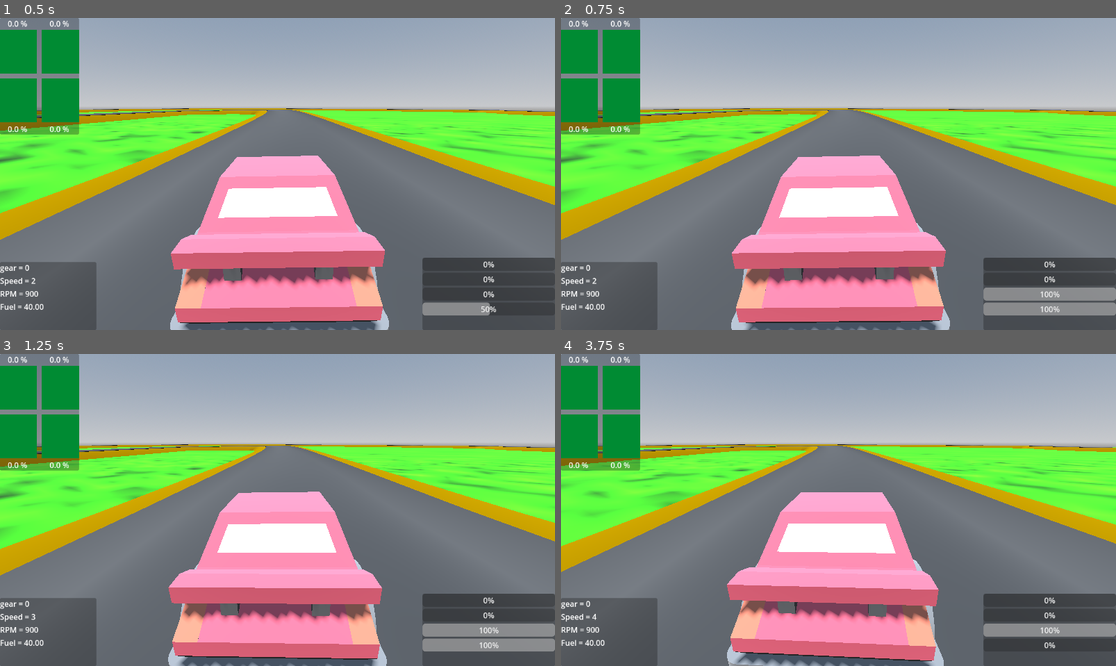
Above: before the commit, frames 1-4 (two rows, left to right).
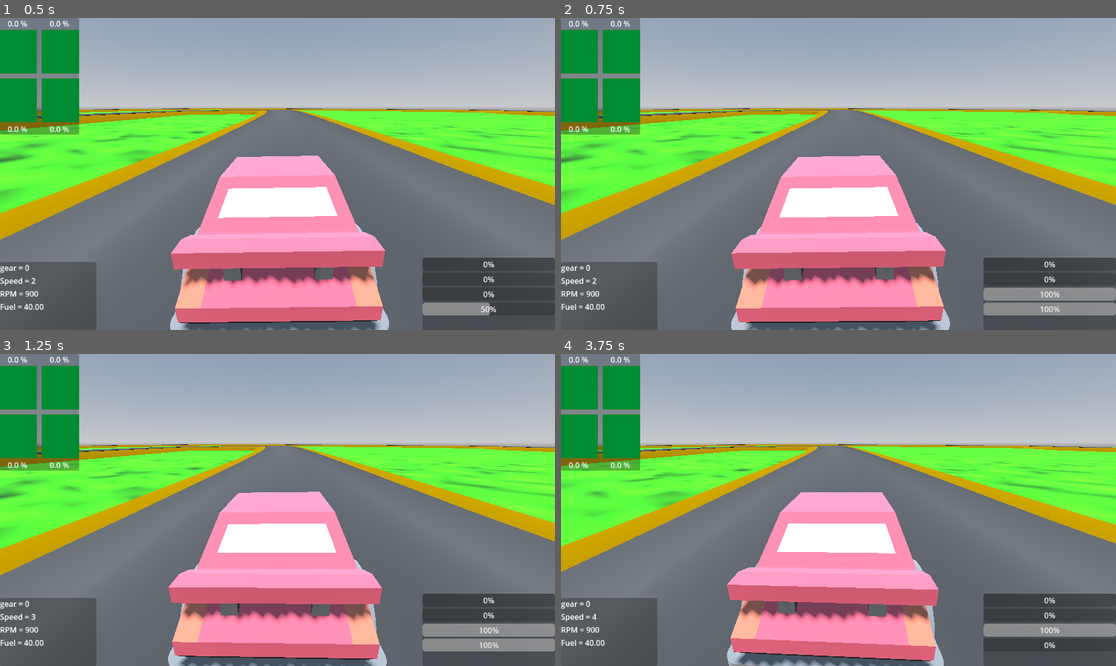
Above: after the commit, the same moments.

Repository: Dechode/Godot-Advanced-Vehicle
Game: Godot game, scene res://levels/world.tscn
Same seed, same stepped clock (60 frames per second), same inputs: the game is played once before the commit and once after it.
Inputs:
- Up to frame 1 (0.5 s): no input
- Up to frame 2 (0.75 s): hold Right (SteerRight) from 0.53 s (still down); hold C (Clutch) from 0.53 s (still down)
- Up to frame 3 (1.25 s): keep holding Right (SteerRight); keep holding C (Clutch)
- Up to frame 4 (3.75 s): release Right (SteerRight) at 1.28 s; release C (Clutch) at 1.28 s; hold Z (ShiftDown) 1.28-2.03 s; tap Up (Throttle) at 1.35, 2.85 s; hold Right (SteerRight) 2.03-2.78 s; hold C (Clutch) 2.03-2.78 s; hold A (ShiftUp) 2.78-3.53 s; hold Left (SteerLeft) from 3.53 s (still down); hold C (Clutch) from 3.53 s (still down)

Frame 1 is identical in both runs. In frame 2, less than 0.1% of the frame differs, in the area x 2-99%, y 29-98%; in frame 3, less than 0.1%; in frame 4, 0.5%, in the area x 1-100%, y 28-100%.

Commit message:
Move automatic shifting to drivetrain, ackermann to car_params

Diff:
--- a/scenes/gui/gui.gd
+++ b/scenes/gui/gui.gd
@@ -12,6 +12,6 @@
 # Called every frame. 'delta' is the elapsed time since the previous frame.
 func _process(delta: float) -> void:
 	speedlabel.text = "Speed = %d" % int(car.speedo)
-	gearlabel.text = "gear = %d" % car.selected_gear
+	gearlabel.text = "gear = %d" % car.drivetrain.selected_gear
 	rpmlabel.text = "RPM = %d" % int(car.rpm)
 	fuellabel.text = "Fuel = %3.2f" % car.fuel
--- a/scenes/vehicle/base_car.gd
+++ b/scenes/vehicle/base_car.gd
@@ -1,7 +1,7 @@
 class_name BaseCar
 extends RigidBody3D
 
-@export var car_params: CarParameters
+@export var car_params := CarParameters.new()
 
 ######## CONSTANTS ########
 const PETROL_KG_L: float = 0.7489
@@ -36,10 +36,6 @@
 var rear_brake_torque: float = 0.0
 var front_brake_torque: float = 0.0
 
-var selected_gear: int = 0
-
-var drive_inertia: float = 0.2 #includes every inertia after engine and before wheels
-
 var steering_amount: float = 0.0
 
 var speedo: float = 0.0
@@ -53,7 +49,7 @@
 var z_vel: float = 0.0
 var x_vel: float = 0.0
 
-var last_shift_time = 0
+var last_shift_time := 0
 
 @onready var wheel_fl = $Wheel_fl as RaycastSuspension
 @onready var wheel_fr = $Wheel_fr as RaycastSuspension
@@ -65,7 +61,6 @@
 func _init() -> void:
 	clutch = Clutch.new()
 	drivetrain = DriveTrain.new()
-	car_params = CarParameters.new()
 
 
 func _ready() -> void:
@@ -73,6 +68,9 @@
 
 	drivetrain.drivetrain_params = car_params.drivetrain_params
 	drivetrain.set_input_inertia(car_params.engine_moment)
+
+	car_params.wheel_params_fl.ackermann = car_params.ackermann
+	car_params.wheel_params_fr.ackermann = -car_params.ackermann
 
 	wheel_fl.set_params(car_params.wheel_params_fl)
 	wheel_fr.set_params(car_params.wheel_params_fr)
@@ -90,7 +88,7 @@
 		shift_down()
 
 
-func _process(delta: float) -> void:
+func _physics_process(delta):
 	brake_input = Input.get_action_strength("Brake")
 	steering_input = Input.get_action_strength("SteerLeft") - Input.get_action_strength("SteerRight")
 	throttle_input = Input.get_action_strength("Throttle")
@@ -101,39 +99,6 @@
 	front_brake_torque = brakes_torques.x
 	rear_brake_torque = brakes_torques.y + handbrake_input * car_params.max_handbrake_torque
 
-	if car_params.drivetrain_params.automatic:
-		var reversing = false
-		var shift_time = 700
-		var next_gear_rpm = 0
-		if selected_gear < car_params.drivetrain_params.gear_ratios.size():
-			next_gear_rpm = car_params.drivetrain_params.gear_ratios[selected_gear] * car_params.drivetrain_params.final_drive * avg_front_spin * AV_2_RPM
-
-		var prev_gear_rpm = 0
-		if selected_gear - 1 > 0:
-			prev_gear_rpm = car_params.drivetrain_params.gear_ratios[selected_gear - 1] * car_params.drivetrain_params.final_drive * avg_front_spin * AV_2_RPM
-
-		if selected_gear == -1:
-			reversing = true
-
-		var torque_bigger_next_gear = get_engine_torque(next_gear_rpm) > torque_out - drag_torque
-		if torque_bigger_next_gear and selected_gear >= 0:
-			if rpm > 0.85 * car_params.max_engine_rpm:
-				if Time.get_ticks_msec() - last_shift_time > shift_time:
-					shift_up()
-		var torque_bigger_prev_gear = get_engine_torque(prev_gear_rpm) > torque_out - drag_torque
-		if selected_gear > 1 and rpm < 0.5 * car_params.max_engine_rpm and torque_bigger_prev_gear:
-			if Time.get_ticks_msec() - last_shift_time > shift_time:
-				shift_down()
-		if abs(selected_gear) <= 1 and abs(z_vel) < 3.0 and brake_input > 0.2:
-			if not reversing:
-				if Time.get_ticks_msec() - last_shift_time > shift_time:
-					shift_down()
-			else:
-				if Time.get_ticks_msec() - last_shift_time > shift_time:
-					shift_up()
-
-
-func _physics_process(delta):
 	local_vel = (global_transform.origin - prev_pos) / delta * global_transform.basis
 	prev_pos = global_transform.origin
 	z_vel = -local_vel.z
@@ -168,7 +133,22 @@
 	if rpm <= car_params.rpm_idle + 10 and abs(z_vel) < 10 and throttle_input <= 0.05:
 		clutch_input = 1.0
 
-	if selected_gear == 0:
+	var next_gear_rpm = 0
+	if drivetrain.selected_gear < car_params.drivetrain_params.gear_ratios.size():
+		next_gear_rpm = car_params.drivetrain_params.gear_ratios[drivetrain.selected_gear] * car_params.drivetrain_params.final_drive * avg_front_spin * AV_2_RPM
+
+	var prev_gear_rpm = 0
+	if drivetrain.selected_gear - 1 > 0:
+		prev_gear_rpm = car_params.drivetrain_params.gear_ratios[drivetrain.selected_gear - 1] * car_params.drivetrain_params.final_drive * avg_front_spin * AV_2_RPM
+
+	var next_gear_torque := get_engine_torque(next_gear_rpm)
+	var prev_gear_torque := get_engine_torque(prev_gear_rpm)
+
+	drivetrain.automatic_shifting(torque_out - drag_torque, prev_gear_torque,
+								next_gear_torque, rpm, car_params.max_engine_rpm,
+								brake_input, z_vel)
+
+	if drivetrain.selected_gear == 0:
 		freewheel(delta)
 	else:
 		engage(delta)
@@ -250,6 +230,7 @@
 	drivetrain.drivetrain(net_drive, rear_brake_torque, front_brake_torque, [wheel_bl, wheel_br, wheel_fl, wheel_fr], delta)
 	speedo = avg_front_spin * wheel_fl.tire_radius * 3.6
 
+
 func drag_force():
 	var spd = sqrt(x_vel * x_vel + z_vel * z_vel)
 	var cdrag = 0.5 * car_params.cd * car_params.frontal_area * car_params.air_density
@@ -270,17 +251,11 @@
 
 
 func shift_up():
-	if selected_gear < car_params.drivetrain_params.gear_ratios.size():
-		selected_gear += 1
-		last_shift_time = Time.get_ticks_msec()
-		drivetrain.set_selected_gear(selected_gear)
+	drivetrain.shift_up()
 
 
 func shift_down():
-	if selected_gear > -1:
-		selected_gear -= 1
-		last_shift_time = Time.get_ticks_msec()
-		drivetrain.set_selected_gear(selected_gear)
+	drivetrain.shift_down()
 
 
 func play_engine_sound():
--- a/scenes/vehicle/car_params.gd
+++ b/scenes/vehicle/car_params.gd
@@ -15,6 +15,7 @@
 }
 
 @export var max_steer := 0.3
+@export var ackermann := 0.15
 @export var front_brake_bias := 0.6
 @export var steer_speed := 5.0
 @export var max_brake_force := 20000.0
@@ -38,24 +39,6 @@
 
 ######### Drivetrain variables #########
 @export var drivetrain_params: DriveTrainParameters
-#@export var drivetype = DRIVE_TYPE.RWD
-#@export var automatic := false
-#
-#@export var gear_ratios = [ 3.1, 2.61, 2.1, 1.72, 1.2, 1.0 ]
-#@export var final_drive = 3.7
-#@export var reverse_ratio = 3.9
-#@export var gear_inertia = 0.12
-#
-#@export var front_diff = DIFF_TYPE.LIMITED_SLIP
-#@export var front_diff_preload = 50.0
-#@export var front_diff_power_ratio: float = 2.0
-#@export var front_diff_coast_ratio: float = 1.0
-#@export var rear_diff = DIFF_TYPE.LIMITED_SLIP
-#@export var rear_diff_preload = 50.0
-#@export var rear_diff_power_ratio: float = 2.0
-#@export var rear_diff_coast_ratio: float = 1.0
-#
-#@export var center_split_fr = 0.4 # AWD torque split front / rear
 
 ######### Aero #########
 @export var cd = 0.3
--- a/scenes/vehicle/drivetrain.gd
+++ b/scenes/vehicle/drivetrain.gd
@@ -1,5 +1,7 @@
 class_name DriveTrain
 extends Node
+
+const AV_2_RPM: float = 60 / TAU
 
 enum DIFF_TYPE{
 	LIMITED_SLIP,
@@ -25,11 +27,57 @@
 var _diff_clutch := Clutch.new()
 var _engine_inertia := 0.0
 var _diff_split := 0.5
+var last_shift_time := 0
+
+var avg_rear_spin := 0.0
+var avg_front_spin := 0.0
+
+
+func automatic_shifting(cur_torque, lower_gear_torque, higher_gear_torque, rpm, max_rpm, brake_input, speed):
+	if !drivetrain_params.automatic:
+		return
+
+	var reversing = false
+	var shift_time = 700
+
+	if selected_gear == -1:
+		reversing = true
+
+	if higher_gear_torque > cur_torque and selected_gear >= 0:
+		if rpm > 0.85 * max_rpm:
+			if Time.get_ticks_msec() - last_shift_time > shift_time:
+				shift_up()
+
+	if selected_gear > 1 and rpm < 0.5 * max_rpm and lower_gear_torque > cur_torque:
+		if Time.get_ticks_msec() - last_shift_time > shift_time:
+			shift_down()
+
+	if abs(selected_gear) <= 1 and abs(speed) < 3.0 and brake_input > 0.2:
+		if not reversing:
+			if Time.get_ticks_msec() - last_shift_time > shift_time:
+				shift_down()
+		else:
+			if Time.get_ticks_msec() - last_shift_time > shift_time:
+				shift_up()
 
 
 func set_selected_gear(gear):
 	gear = clamp(gear, -1, drivetrain_params.gear_ratios.size())
 	selected_gear = gear
+
+
+func shift_up():
+	if selected_gear < drivetrain_params.gear_ratios.size():
+		selected_gear += 1
+		last_shift_time = Time.get_ticks_msec()
+		set_selected_gear(selected_gear)
+
+
+func shift_down():
+	if selected_gear > -1:
+		selected_gear -= 1
+		last_shift_time = Time.get_ticks_msec()
+		set_selected_gear(selected_gear)
 
 
 func get_gearing() -> float:
@@ -61,9 +109,6 @@
 		bias = tr2 / tr1
 		delta_torque = tr2 - tr1
 
-#	var temp_td = abs(tr1 - tr2)
-#	print_debug(delta_torque - temp_td)
-
 	var t1 := torque * 0.5
 	var t2 := torque * 0.5
 	var drive_inertia := _engine_inertia + pow(abs(get_gearing()), 2) * drivetrain_params.gear_inertia
@@ -77,13 +122,9 @@
 	elif diff.diff_type == DIFF_TYPE.LOCKED:
 		diff_state = DIFF_STATE.LOCKED
 	else:
-#		print_debug(bias)
-		if abs(delta_torque) > diff.diff_preload and bias <= ratio:
+		if abs(delta_torque) > diff.diff_preload and bias >= ratio:
 			diff_state = DIFF_STATE.SLIPPING
-#			print_debug("Slipping")
-
 #	print_debug(diff_state)
-
 	match diff_state:
 		DIFF_STATE.OPEN:
 			var diff_sum := 0.0
@@ -96,8 +137,8 @@
 
 		DIFF_STATE.SLIPPING:
 			_diff_clutch.friction = diff.diff_preload
+
 			var diff_torques = _diff_clutch.get_reaction_torques(wheels[0].get_spin(), wheels[1].get_spin(), 0.0, 0.0)
-#			print_debug("diff internal torques = " +  str(diff_torques))
 			t1 += diff_torques.x
 			t2 += diff_torques.y
 
@@ -107,14 +148,16 @@
 		DIFF_STATE.LOCKED:
 			var net_torque = wheels[0].get_reaction_torque() + wheels[1].get_reaction_torque()
 			net_torque += t1 + t2
-			var spin: float
+
+			var spin := 0.0
 			var avg_spin = (wheels[0].get_spin() + wheels[1].get_spin()) * 0.5
 			var rolling_resistance = wheels[0].rolling_resistance + wheels[1].rolling_resistance
-#			if abs(avg_spin) < 5.0 and brake_torque > abs(t1 + t2):
+
 			if abs(avg_spin) < 5.0 and brake_torque > abs(net_torque):
 				spin = 0.0
 			else:
 				net_torque -= (brake_torque + rolling_resistance) * sign(avg_spin)
+
 			spin = avg_spin + delta * net_torque / (wheels[0].wheel_inertia + drive_inertia + wheels[1].wheel_inertia)
 			wheels[0].set_spin(spin)
 			wheels[1].set_spin(spin)
@@ -125,6 +168,9 @@
 func drivetrain(torque: float, rear_brake_torque: float, front_brake_torque: float, wheels: Array, delta: float):
 	var rear_wheels = [wheels[0], wheels[1]]
 	var front_wheels = [wheels[2], wheels[3]]
+
+	avg_rear_spin = (wheels[0].get_spin() + wheels[1].get_spin()) * 0.5
+	avg_front_spin = (wheels[2].get_spin() + wheels[3].get_spin()) * 0.5
 
 	var drive_torque = torque * get_gearing()
 
@@ -138,15 +184,10 @@
 		rear_wheels[0].apply_torque(0.0, rear_brake_torque * 0.5, 0.0, delta)
 		rear_wheels[1].apply_torque(0.0, rear_brake_torque * 0.5, 0.0, delta)
 
-
 	elif drivetrain_params.drivetype == DRIVE_TYPE.AWD:
-
-#		if drivetrain_params.center_diff.diff_type == DIFF_TYPE.LOCKED:
 		match drivetrain_params.center_diff.diff_type:
-			DIFF_TYPE.LOCKED:
-				var rear_spin = (wheels[0].get_spin() + wheels[1].get_spin()) * 0.5
-				var front_spin = (wheels[2].get_spin() + wheels[3].get_spin()) * 0.5
-				var avg_spin = (front_spin + rear_spin) * 0.5
+			DIFF_TYPE.LOCKED: # Locked currently means raw 4x4
+				var avg_spin = (avg_front_spin + avg_rear_spin) * 0.5
 
 				var net_torque := 0.0
 				var combined_wheel_inertias := 0.0
@@ -158,7 +199,6 @@
 					rolling_resistance += w.rolling_resistance
 
 				net_torque += drive_torque
-	#			print_debug(net_torque)
 				var brake_torque := rear_brake_torque + front_brake_torque
 
 				var spin := 0.0
@@ -169,7 +209,6 @@
 
 					var drive_inertia = _engine_inertia + pow(abs(get_gearing()), 2) * drivetrain_params.gear_inertia# * 2
 					drive_inertia += combined_wheel_inertias
-	#				print_debug(avg_spin)
 					spin = avg_spin + delta * net_torque / drive_inertia
 
 				wheels[0].set_spin(spin)
@@ -190,4 +229,3 @@
 
 				differential(rear_drive, rear_brake_torque, rear_wheels, drivetrain_params.rear_diff, delta)
 				differential(front_drive, front_brake_torque, front_wheels, drivetrain_params.front_diff, delta)
-				pass
--- a/scenes/vehicle/drivetrain_params.gd
+++ b/scenes/vehicle/drivetrain_params.gd
@@ -20,4 +20,4 @@
 @export var center_diff: DiffParameters
 
 
-@export var center_split_fr := 0.4 # AWD torque split front / rear
+@export var center_split_fr := 0.4 # AWD torque split front / rear, unused if central diff is not limited slip
--- a/scenes/vehicle/wheel_params.gd
+++ b/scenes/vehicle/wheel_params.gd
@@ -9,5 +9,5 @@
 @export var wheel_mass := 20.0
 @export var tire_radius := 0.3
 @export var tire_width := 0.225
-@export var ackermann := 0.15
 @export var anti_roll := 50
+var ackermann := 0.15
